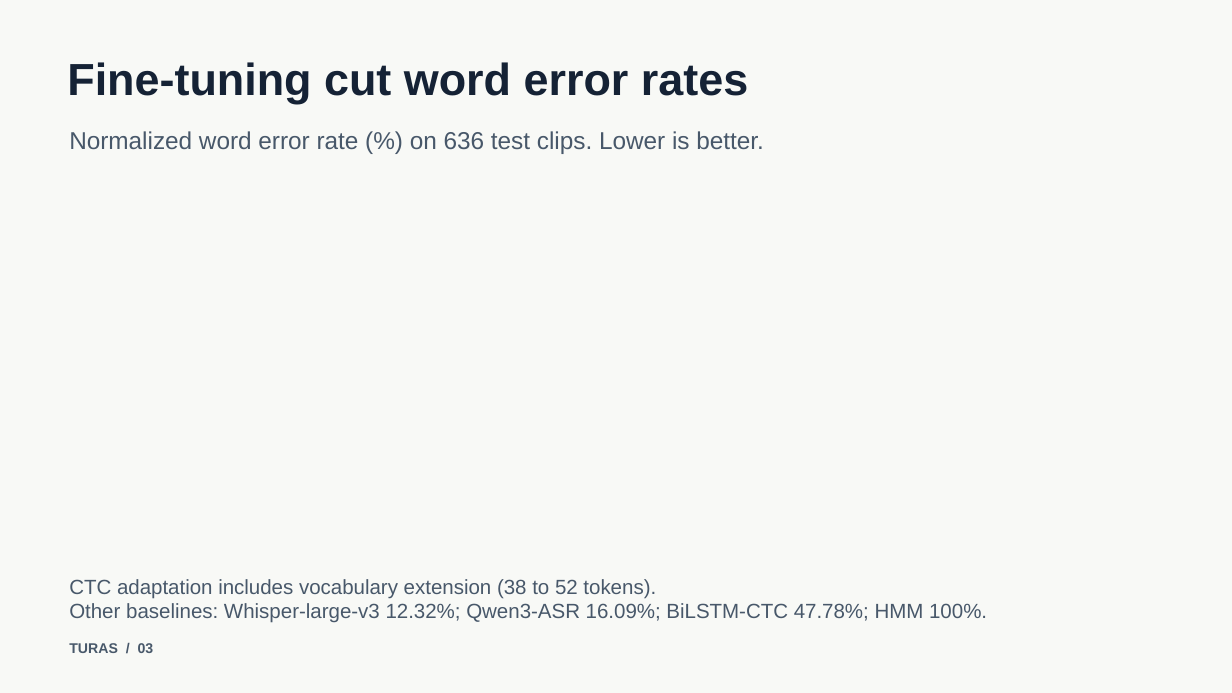
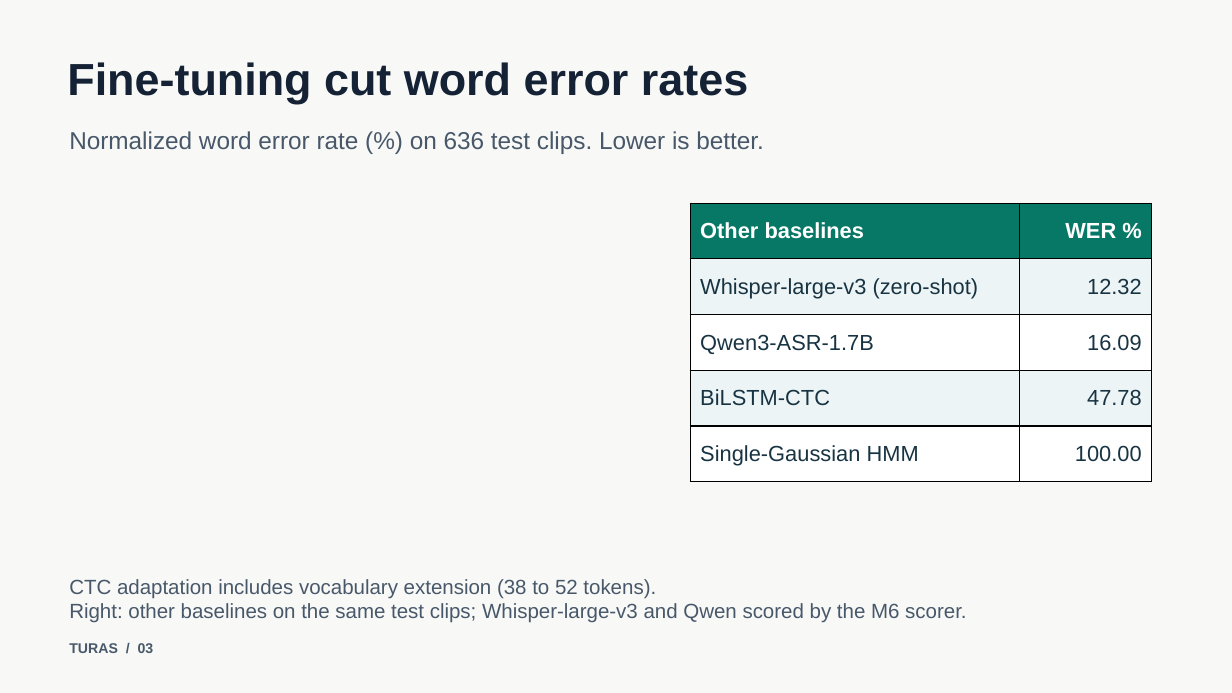
Before and after one commit to Rxd3/TURAS, a slide deck: slide 3 of presentation/TURAS-final-2-minute.pptx. Drawn at 1232x693 pixels with LibreOffice and Linux fonts; fonts in the diff are those of the drawing. Boxes give left, top, right and bottom in pixels: in the first picture for what was removed or moved away, otherwise in the second. Text is boxed around its words. In the diff, an @@ line names an element or a change of style, - is before the commit and + after.

```diff
--- a/presentation/TURAS-final-2-minute.pptx
+++ b/presentation/TURAS-final-2-minute.pptx
@@ table added at box(690, 203, 1153, 538), 5 rows, 2 columns @@
+Other baselines | WER %
+Whisper-large-v3 (zero-shot) | 12.32
+Qwen3-ASR-1.7B | 16.09
+BiLSTM-CTC | 47.78
+Single-Gaussian HMM | 100.00
@@ text at box(69, 603, 966, 623): text changed @@
-Other baselines: Whisper-large-v3 12.32%; Qwen3-ASR 16.09%; BiLSTM-CTC 47.78%; HMM 100%.
+Right: other baselines on the same test clips; Whisper-large-v3 and Qwen scored by the M6 scorer.
```
Also in this commit, not shown: 1 other slide changed.
